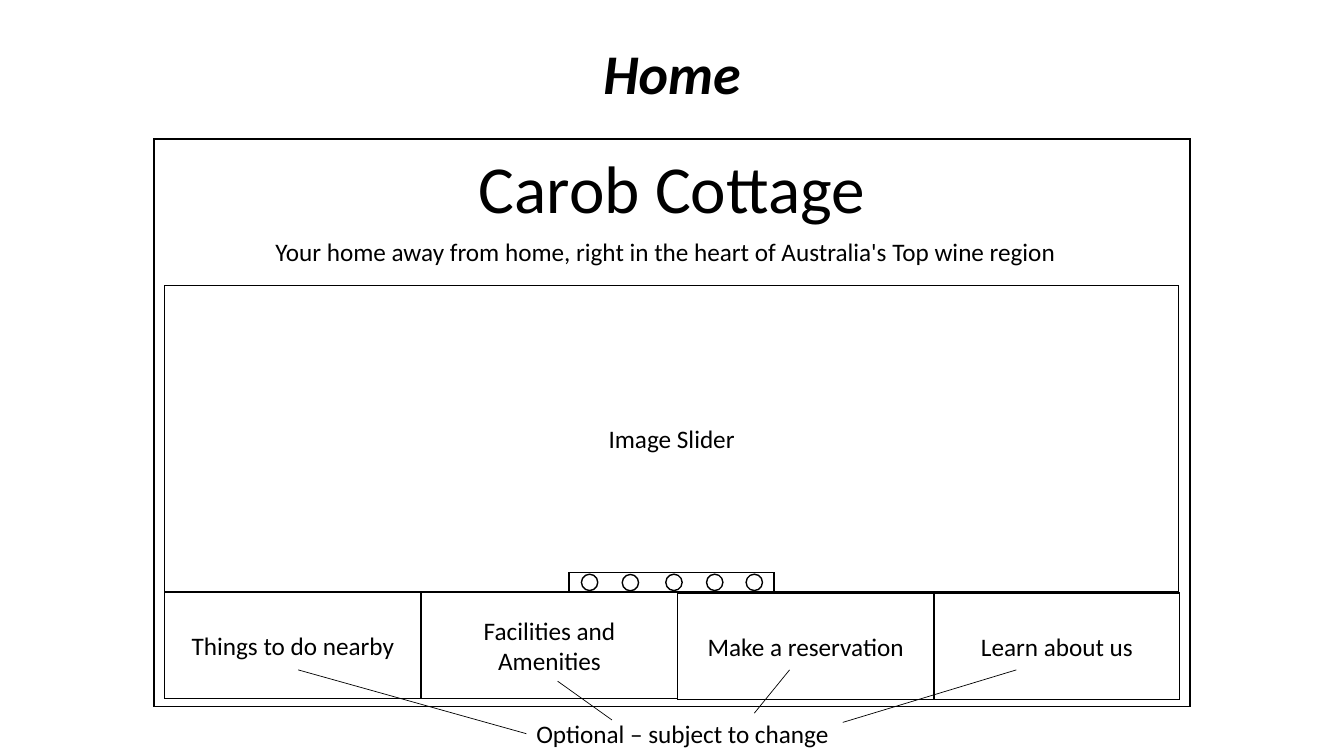
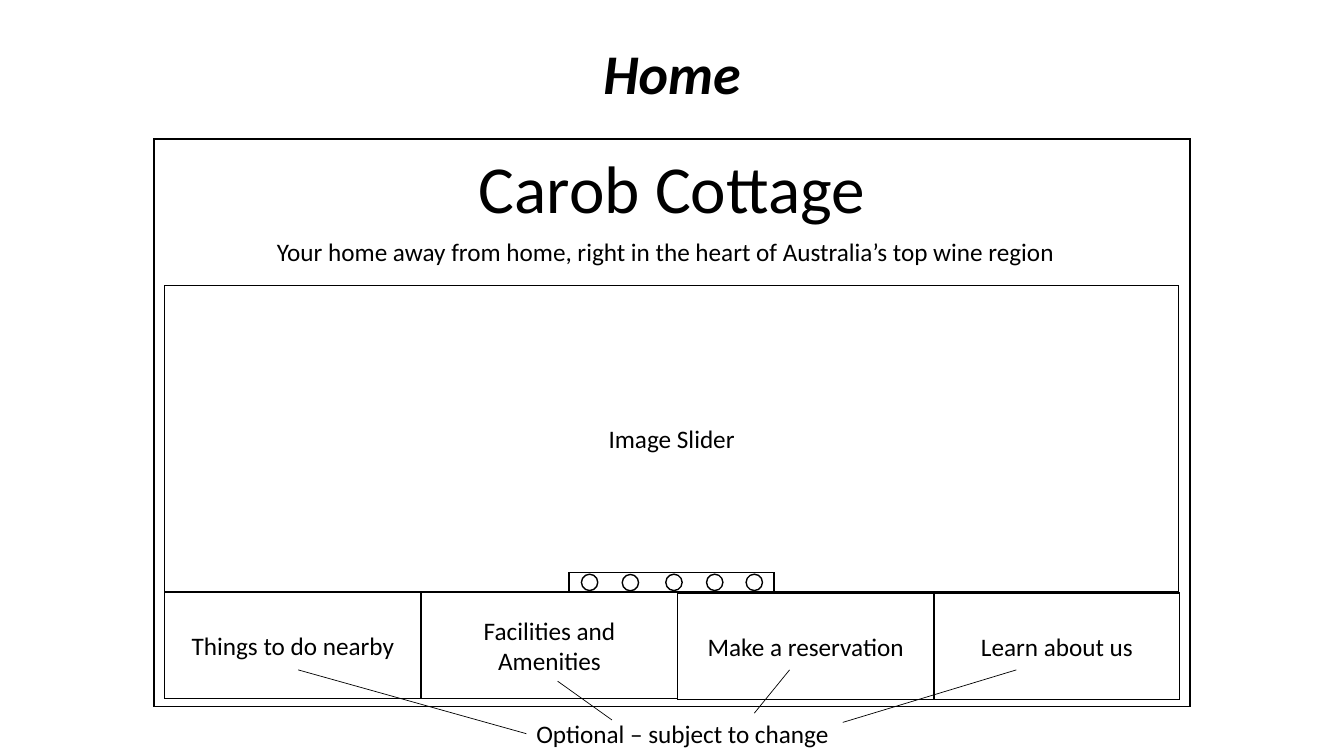
Before and after one commit to carlkassebaum/carob-cottage, a slide deck: slide 3 of documentation/flow_diagrams/Diagrams.pptx. Drawn at 1344x756 pixels with LibreOffice and Linux fonts; fonts in the diff are those of the drawing. Boxes give left, top, right and bottom in pixels: in the first picture for what was removed or moved away, otherwise in the second. Text is boxed around its words. In the diff, an @@ line names an element or a change of style, - is before the commit and + after.

```diff
--- a/documentation/flow_diagrams/Diagrams.pptx
+++ b/documentation/flow_diagrams/Diagrams.pptx
@@ text at [277,243,1053,266]: text changed @@
-Your home away from home, right in the heart of Australia's Top wine region
+Your home away from home, right in the heart of Australia’s top wine region
```
Also in this commit, not shown: 1 other slide changed, 2 slides added, 1 other file.
